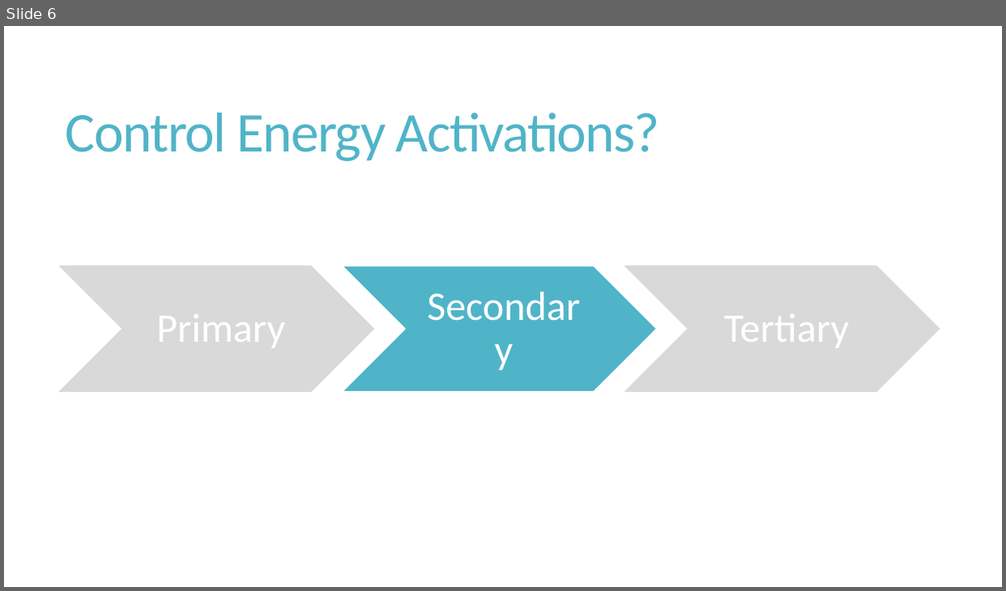
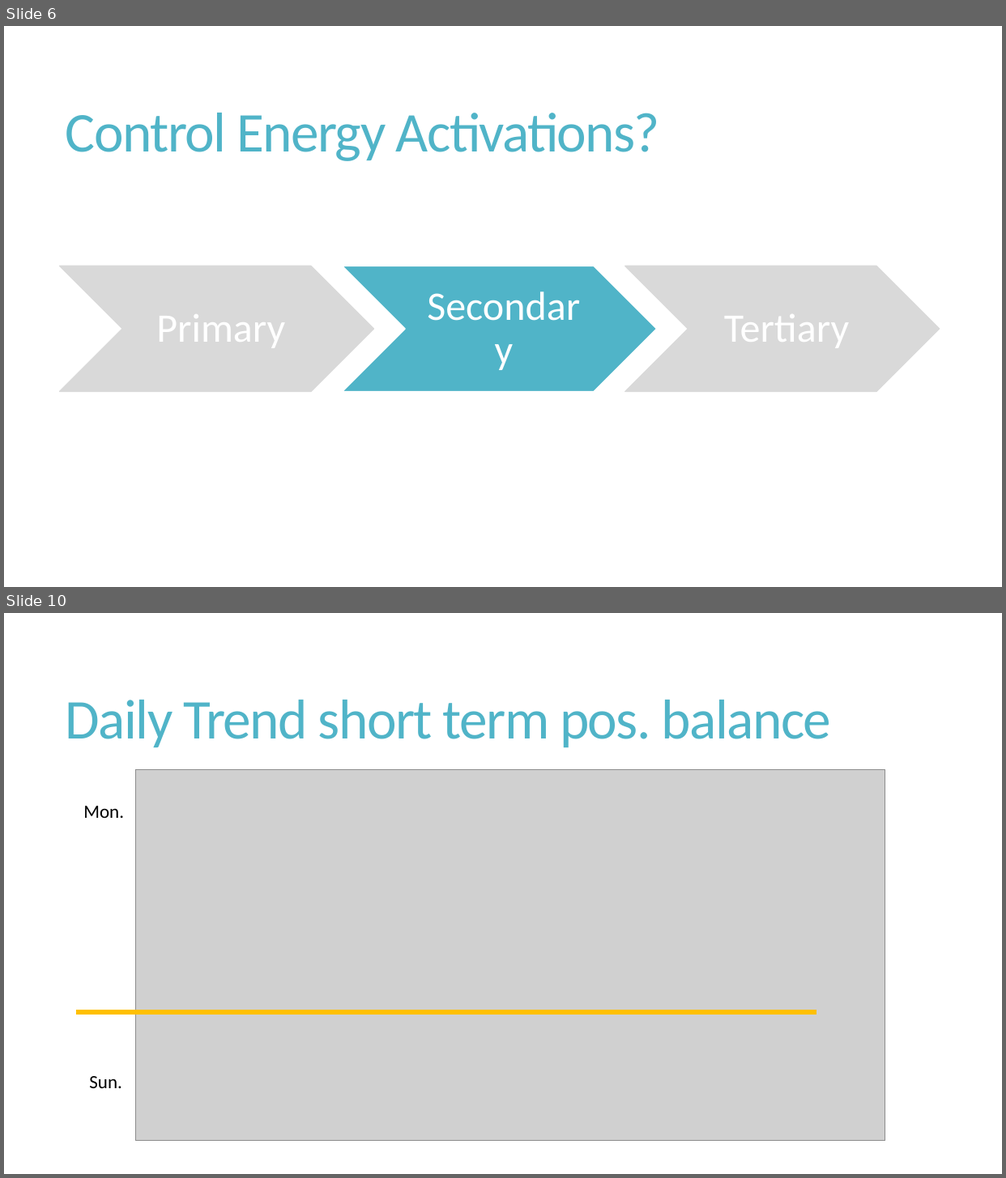
Before and after one commit to v4rp1ng/EDHD_2024_BKW_Predicting_aFRR_Volumes, a slide deck: Predicting Control Energy Volumes for Grid Stability.pptx. Shown one above the other, each under a label of ours: slide 6 before the commit, slides 6 and 10 after it; the slides between them are not shown. The pictures are 1006x591 and 1006x1178 pixels, drawn with LibreOffice and Linux fonts; fonts in the diff are those of the drawing; grey boxes stand for pictures. Boxes give left, top, right and bottom in pixels: in the first picture for what was removed or moved away, otherwise in the second. Text is boxed around its words. In the diff, an @@ line names an element or a change of style, - is before the commit and + after.

```diff
--- a/Predicting Control Energy Volumes for Grid Stability.pptx
+++ b/Predicting Control Energy Volumes for Grid Stability.pptx
@@ slide 10 added at bbox=[4, 613, 1002, 1174], background #FFFFFF @@
@@ title added at bbox=[66, 700, 832, 747], 54 pt, text #50B4C8 @@
+Daily Trend short term pos. balance
@@ picture added at bbox=[136, 770, 885, 1142] @@
@@ text added at bbox=[83, 806, 124, 818], 18 pt, text #000000 @@
+Mon.
@@ line added from (77, 1012) to (816, 1012), #FFC000 4.5 pt @@
@@ text added at bbox=[89, 1076, 122, 1088], 18 pt, text #000000 @@
+Sun.
```
Also in this commit, not shown: 5 slides changed, 8 other slides added, 4 slides removed.
